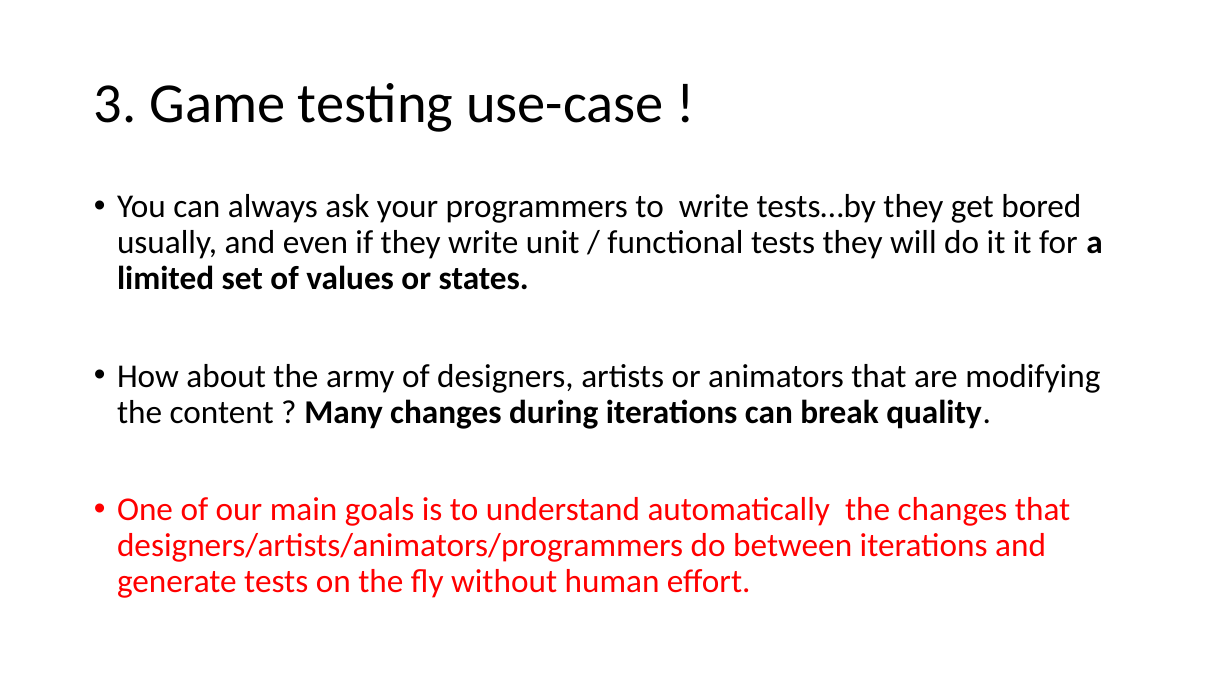
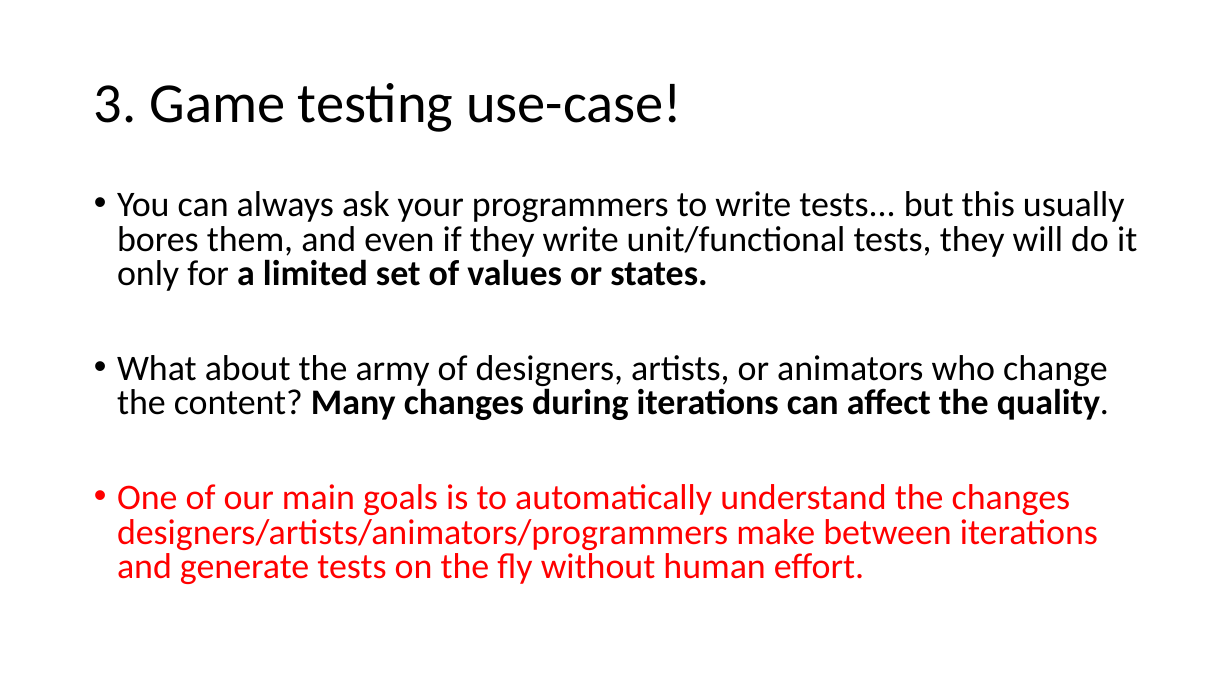
Before and after one commit to AGAPIA/BlueprintsTestingLibrary, a slide deck: slide 4 of Documentation/Presentation.pptx. Drawn at 1232x693 pixels with LibreOffice and Linux fonts; fonts in the diff are those of the drawing. Boxes give left, top, right and bottom in pixels: in the first picture for what was removed or moved away, otherwise in the second. Text is boxed around its words. In the diff, an @@ line names an element or a change of style, - is before the commit and + after.

Commit message:
Update Presentation

```diff
--- a/Documentation/Presentation.pptx
+++ b/Documentation/Presentation.pptx
@@ title at [94, 83, 682, 132]: spaces changed @@
-3. Game testing use-case !
+3. Game testing use-case!
@@ text at [117, 191, 1137, 584]: text changed; size 25.9 to 28 pt @@
-• You can always ask your programmers to write tests…by they get bored usually, and even if they write unit / functional tests they will do it it for a limited set of values or states.
-• How about the army of designers, artists or animators that are modifying the content ? Many changes during iterations can break quality.
-• One of our main goals is to understand automatically the changes that designers/artists/animators/programmers do between iterations and generate tests on the fly without human effort.
+• You can always ask your programmers to write tests... but this usually bores them, and even if they write unit/functional tests, they will do it only for a limited set of values or states.
+• What about the army of designers, artists, or animators who change the content? Many changes during iterations can affect the quality.
+• One of our main goals is to automatically understand the changes designers/artists/animators/programmers make between iterations and generate tests on the fly without human effort.
```
Also in this commit, not shown: 9 other slides changed, 1 slide added.
